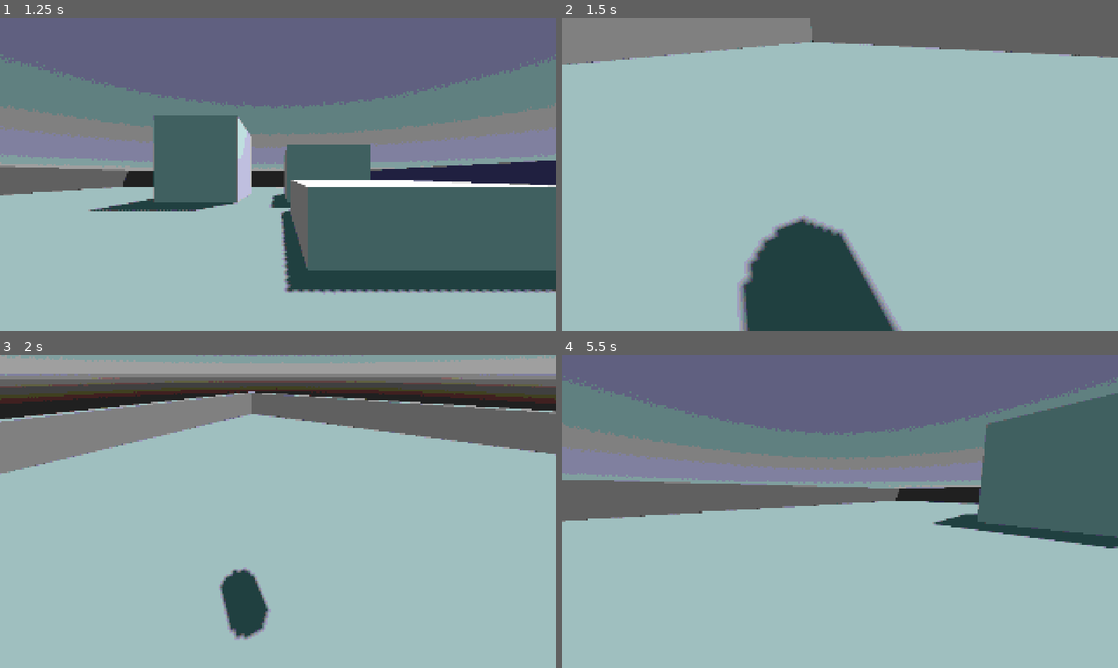
Above: before the commit, frames 1-4 (two rows, left to right).
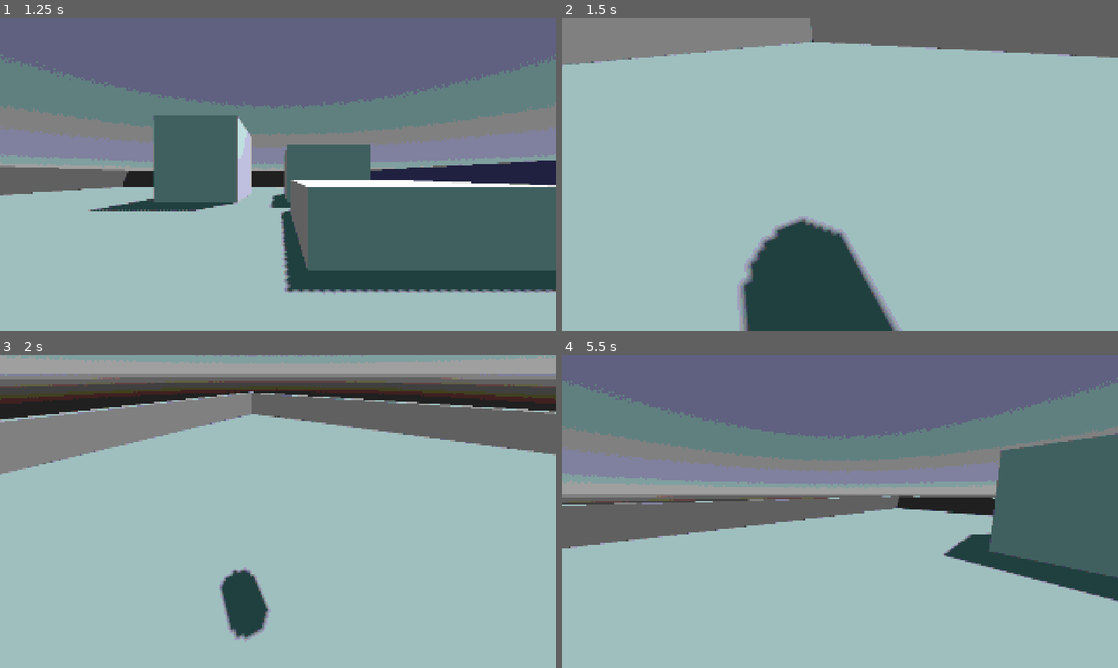
Above: after the commit, the same moments.

Repository: Bayle8/Fps_test_1
Game: Godot game, scene res://Main menu.tscn
Two runs of this game, one before a commit and one after it. Both use one fixed random seed, a clock stepped at 60 frames per second and the inputs below.
Inputs (mouse positions are in pixels of both pictures, inside the frame that each line leads up to):
- Up to frame 1 (1.25 s): click "Start" at 0.5 s
- Up to frame 2 (1.5 s): move the mouse to (867, 174) at 1.27 s; hold W (Up) from 1.28 s (still down); click (867, 174) at 1.35 s
- Up to frame 3 (2 s): keep holding W (Up); tap Space (Jump) at 1.52 s
- Up to frame 4 (5.5 s): keep holding W (Up); move the mouse to (812, 511) at 2.02 s; tap Shift (Dash) at 2.1 s; tap Space (Jump) at 2.27, 3.77, 4.52, 5.27 s; click (812, 511) at 2.3 s; move the mouse to (851, 505) at 2.77 s; click (851, 505) at 2.85 s; move the mouse to (834, 517) at 3.52 s; click (834, 517) at 3.6 s; move the mouse to (878, 514) at 4.27 s; hold Shift (Dash) 4.28-5.03 s; click (878, 514) at 4.55 s; move the mouse to (795, 508) at 5.02 s; click (795, 508) at 5.1 s

Frame 1 is identical in both runs. In frame 2, 0.6% of the frame differs, in the area x 0-99%, y 6-100%; in frame 3, 0.7%; in frame 4, 18%, in the area x 0-100%, y 6-79%.

Commit message:
rope update

Diff:
--- /dev/null
+++ b/Rope.tscn
@@ -0,0 +1,11 @@
+[gd_scene format=3 uid="uid://cd1cobmydqt02"]
+
+[sub_resource type="CylinderMesh" id="CylinderMesh_g4v7s"]
+top_radius = 0.05
+bottom_radius = 0.05
+
+[node name="Rope" type="Node3D" unique_id=1189598802]
+
+[node name="MeshInstance3D" type="MeshInstance3D" parent="." unique_id=1963742440]
+transform = Transform3D(1, 0, 0, 0, -4.371139e-08, -1, 0, 1, -4.371139e-08, 0, 0, -1)
+mesh = SubResource("CylinderMesh_g4v7s")
--- /dev/null
+++ b/grapple_controller.gd
@@ -0,0 +1,57 @@
+extends Node
+
+@export var ray: RayCast3D
+@export var rope: Node3D
+@export var rest_length = 2.0
+@export var stiffness = 10.0
+@export var damping_coefficient = 1.0
+
+@onready var player: CharacterBody3D = get_parent()
+
+var launched = false
+var target = Vector3.ZERO
+
+func _physics_process(delta: float) -> void:
+	if Input.is_action_just_pressed("Grapple"):
+		launch()
+	if Input.is_action_just_released("Grapple"):
+		retract()
+	if launched:
+		handle_grapple(delta)
+
+	update_rope()
+
+func launch() -> void:
+	if ray.is_colliding():
+		target = ray.get_collision_point()
+		launched = true
+
+func retract() -> void:
+	launched = false
+
+func handle_grapple(delta: float) -> void:
+	var target_dir = player.global_position.direction_to(target)
+	var target_dist = player.global_position.distance_to(target)
+	var displacement = target_dist - rest_length
+	var force = Vector3.ZERO
+
+	if displacement > 0:
+		var spring_force_magnitude = stiffness * displacement
+		var spring_force = target_dir * spring_force_magnitude
+
+		var vel_dot = player.velocity.dot(target_dir)
+		var damping_force = target_dir * (-damping_coefficient * vel_dot) # Rinominata la variabile locale
+
+		force = spring_force + damping_force
+
+	player.velocity += force * delta
+
+func update_rope():
+	if !launched:
+		rope.visible = false
+		return
+
+	rope.visible = true
+	var dist = player.global_position.distance_to(target)
+	rope.look_at(target)
+	rope.scale = Vector3(1, 1, dist)
--- a/level_1.gd
+++ b/level_1.gd
@@ -7,7 +7,7 @@
 
 
 # Called every frame. 'delta' is the elapsed time since the previous frame.
-func _process(delta: float) -> void:
+func _process(_delta: float) -> void:
 	if Input.is_action_pressed("Esc"):
 		Input.set_mouse_mode(Input.MOUSE_MODE_VISIBLE)
 		get_tree().change_scene_to_file("res://Main menu.tscn")
--- a/player.gd
+++ b/player.gd
@@ -69,6 +69,8 @@
 		# Calcola la direzione proiettandola lungo la parete
 		direction = direction.slide(wall_normal).normalized()
 
+
+
 	if is_on_floor():
 		if direction:
 			velocity.x = direction.x * speed
--- a/project.godot
+++ b/project.godot
@@ -63,6 +63,11 @@
 "events": [Object(InputEventKey,"resource_local_to_scene":false,"resource_name":"","device":-1,"window_id":0,"alt_press …(195 unchanged characters)…
 ]
 }
+Grapple={
+"deadzone": 0.2,
+"events": [Object(InputEventMouseButton,"resource_local_to_scene":false,"resource_name":"","device":-1,"window_id":0,"alt_pressed":false,"shift_pressed":false,"ctrl_pressed":false,"meta_pressed":false,"button_mask":1,"position":Vector2(516, 21),"global_position":Vector2(528, 81),"factor":1.0,"button_index":1,"canceled":false,"pressed":true,"double_click":false,"script":null)
+]
+}
 
 [physics]
 
--- a/world.tscn
+++ b/world.tscn
@@ -3,6 +3,8 @@
 [ext_resource type="Script" uid="uid://do06dylottdhi" path="res://level_1.gd" id="1_dwbse"]
 [ext_resource type="Script" uid="uid://vxs5i3dnflyn" path="res://player.gd" id="1_f3sb7"]
 [ext_resource type="Shader" uid="uid://dr85tatn8el36" path="res://toon.gdshader" id="2_fj7yv"]
+[ext_resource type="PackedScene" uid="uid://cd1cobmydqt02" path="res://Rope.tscn" id="3_gbfbk"]
+[ext_resource type="Script" uid="uid://eykh0dx8bel4" path="res://grapple_controller.gd" id="3_pkg7o"]
 [ext_resource type="Shader" uid="uid://bnopfu1pr0vc8" path="res://outline.gdshader" id="3_tlwt5"]
 [ext_resource type="Shader" uid="uid://bxrapjnymchgm" path="res://3d_pixelart.gdshader" id="4_aqk2v"]
 [ext_resource type="AudioStream" uid="uid://cg8ma0ck0p2ys" path="res://Grover-Washington-Jr.-feat.-Bill-Withers-Just-The-Two-of-Us-_HQ_.wav" id="5_036b0"]
@@ -151,6 +153,17 @@
 
 [node name="Camera3D" type="Camera3D" parent="CharacterBody3D/Head" unique_id=887136178]
 
+[node name="RayCast3D" type="RayCast3D" parent="CharacterBody3D/Head/Camera3D" unique_id=861957064]
+target_position = Vector3(0, 0, -50)
+
+[node name="Rope" parent="CharacterBody3D/Head/Camera3D" unique_id=1189598802 instance=ExtResource("3_gbfbk")]
+transform = Transform3D(1, 0, 0, 0, 1, 0, 0, 0, 1, 0, -0.6779449, 0)
+
+[node name="Grapple controller" type="Node" parent="CharacterBody3D" unique_id=931080002 node_paths=PackedStringArray("ray", "rope")]
+script = ExtResource("3_pkg7o")
+ray = NodePath("../Head/Camera3D/RayCast3D")
+rope = NodePath("../Head/Camera3D/Rope")
+
 [node name="Walls" type="Node" parent="." unique_id=1403666150]
 
 [node name="Wall1" type="CSGBox3D" parent="Walls" unique_id=1759126019]
Not shown, added: grapple_controller.gd.uid
